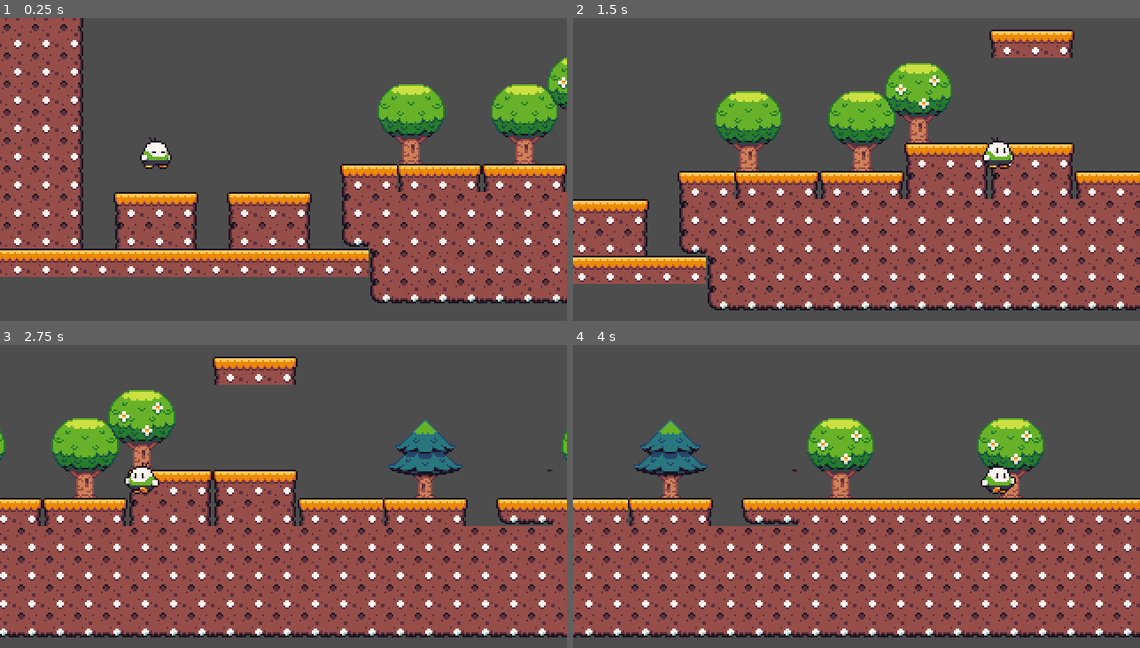
Above: before the commit, frames 1-4 (two rows, left to right).
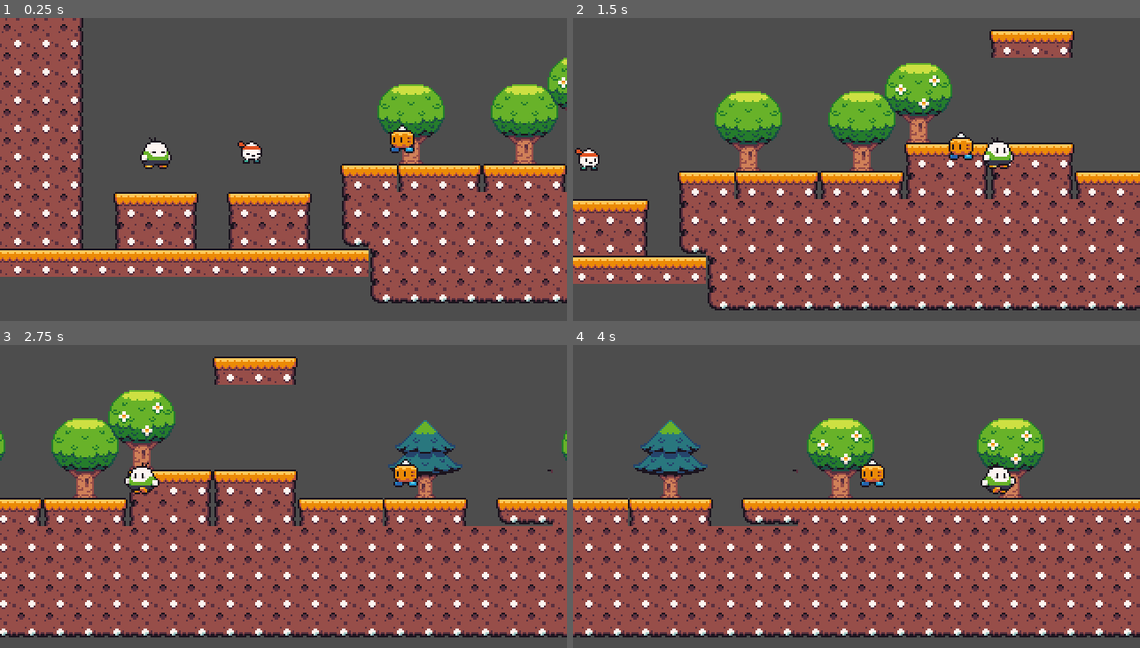
Above: after the commit, the same moments.

Repository: cpmjogos/jogo-de-plataforma-2D
Game: Godot game, scene res://Cenas/level.tscn
Two runs of this game, one before a commit and one after it. Both use one fixed random seed, a clock stepped at 60 frames per second and the inputs below.
Inputs:
- Up to frame 1 (0.25 s): no input
- Up to frame 2 (1.5 s): tap Enter (ui_accept) at 0.5, 0.77 s; hold Right (ui_right) from 0.53 s (still down)
- Up to frame 3 (2.75 s): tap Enter (ui_accept) at 1.52 s; release Right (ui_right) at 2.03 s; hold Left (ui_left) from 2.03 s (still down)
- Up to frame 4 (4 s): release Left (ui_left) at 2.78 s; hold Right (ui_right) from 2.78 s (still down); tap Enter (ui_accept) at 3.02, 3.77 s

The runs differ from the first frame. In frame 1, 0.6% of the frame differs, in the area x 41-74%, y 35-49%; in frame 2, 0.5%; in frame 3, 0.3%; in frame 4, 0.3%.
Error after the commit: Attempt to call function 'play' in base 'null instance' on a null instance. (res://atores/Enemy_3/enemy_3.gd:17)

Commit message:
está com bug, resolver depois

Diff:
--- a/Cenas/level.tscn
+++ b/Cenas/level.tscn
@@ -1,8 +1,10 @@
-[gd_scene load_steps=8 format=3 uid="uid://s88w4l44mqxm"]
+[gd_scene load_steps=10 format=3 uid="uid://s88w4l44mqxm"]
 
 [ext_resource type="Texture2D" uid="uid://27nilnvvflq4" path="res://Pacotes/Seasonal Tilesets/2 - Autumn Forest/Terrain (16 x 16).png" id="1_6ecg6"]
 [ext_resource type="Texture2D" uid="uid://c7b5uckun05io" path="res://Pacotes/Seasonal Tilesets/1 - Grassland/Grassland_entities (16 x 16).png" id="2_ttj75"]
 [ext_resource type="PackedScene" uid="uid://ct51tm2howq7k" path="res://atores/player.tscn" id="3_m544g"]
+[ext_resource type="PackedScene" uid="uid://cigpmin47n1lu" path="res://atores/Enemy_2/enemy_2.tscn" id="4_x1ay0"]
+[ext_resource type="PackedScene" uid="uid://dpoj6k4vgyx5j" path="res://atores/Enemy_3/enemy_3.tscn" id="5_p5jgj"]
 
 [sub_resource type="RectangleShape2D" id="RectangleShape2D_7wwae"]
 size = Vector2(294, 11.75)
@@ -289,3 +291,9 @@
 
 [node name="Player" parent="." instance=ExtResource("3_m544g")]
 position = Vector2(38, 251)
+
+[node name="enemy_2" parent="." instance=ExtResource("4_x1ay0")]
+position = Vector2(92, 281)
+
+[node name="enemy_3" parent="." instance=ExtResource("5_p5jgj")]
+position = Vector2(152, 275)
--- a/Cenas/level_2.tscn
+++ b/Cenas/level_2.tscn
@@ -1,9 +1,8 @@
-[gd_scene load_steps=9 format=3 uid="uid://cht0dyhwjy8hp"]
+[gd_scene load_steps=8 format=3 uid="uid://cht0dyhwjy8hp"]
 
 [ext_resource type="Texture2D" uid="uid://27nilnvvflq4" path="res://Pacotes/Seasonal Tilesets/2 - Autumn Forest/Terrain (16 x 16).png" id="1_81oxk"]
 [ext_resource type="Texture2D" uid="uid://c7b5uckun05io" path="res://Pacotes/Seasonal Tilesets/1 - Grassland/Grassland_entities (16 x 16).png" id="2_k425r"]
 [ext_resource type="PackedScene" uid="uid://ct51tm2howq7k" path="res://atores/player.tscn" id="3_5iliu"]
-[ext_resource type="PackedScene" uid="uid://cigpmin47n1lu" path="res://atores/enemy_2.tscn" id="4_gbsyb"]
 
 [sub_resource type="RectangleShape2D" id="RectangleShape2D_7wwae"]
 size = Vector2(294, 11.75)
@@ -290,9 +289,3 @@
 
 [node name="Player" parent="." instance=ExtResource("3_5iliu")]
 position = Vector2(38, 251)
-
-[node name="enemy_2" parent="." instance=ExtResource("4_gbsyb")]
-position = Vector2(103, 285)
-
-[node name="enemy_3" parent="." instance=ExtResource("4_gbsyb")]
-position = Vector2(337, 259)
--- /dev/null
+++ b/atores/Enemy_2/enemy_2.gd
@@ -0,0 +1,22 @@
+extends Node2D
+
+var velocity = Vector2(100, 0)  # Velocidade do movimento horizontal
+var direction = 1  # Direção do movimento (1 para a direita, -1 para a esquerda)
+@onready var animation_player = $AnimatedSprite  # Referência ao nó AnimatedSprite
+
+#@onready var animation := $anime as AnimatedSprite2D
+
+func _ready():
+	set_process(true)  # Habilita o processo
+
+func _process(delta):
+	# Mova o personagem horizontalmente
+	var motion = velocity * direction * delta
+	position += motion
+
+	# Alterne entre as animações run e idle com base na direção do movimento
+	if motion.x != 0:
+		animation_player.play("run")
+		animation_player.flip_h = (direction == -1)
+	else:
+		animation_player.play("idle")
--- /dev/null
+++ b/atores/Enemy_3/enemy_3.gd
@@ -0,0 +1,20 @@
+extends Node2D
+
+var velocity = Vector2(100, 0)  # Velocidade do movimento horizontal
+var direction = 1  # Direção do movimento (1 para a direita, -1 para a esquerda)
+@onready var animation_player := $AnimatedSprite  # Referência ao nó AnimatedSprite
+
+func _ready():
+	set_process(true)  # Habilita o processo
+
+func _process(delta):
+	# Mova o personagem horizontalmente
+	var motion = velocity * direction * delta
+	position += motion
+
+	# Alterne entre as animações run e idle com base na direção do movimento
+	if motion.x != 0:
+		animation_player.play("run")
+		animation_player.flip_h = (direction == -1)
+	else:
+		animation_player.play("idle")
--- /dev/null
+++ b/atores/Enemy_3/enemy_3.tscn
@@ -0,0 +1,58 @@
+[gd_scene load_steps=9 format=3 uid="uid://dpoj6k4vgyx5j"]
+
+[ext_resource type="Script" path="res://atores/Enemy_3/enemy_3.gd" id="1_mb7ua"]
+[ext_resource type="Texture2D" uid="uid://gld0b37d1eb1" path="res://Pacotes/Sprite Pack 2/4 - Robo Pumpkin/Standing (16 x 16).png" id="2_n65xv"]
+[ext_resource type="Texture2D" uid="uid://d4krunvchaye4" path="res://Pacotes/Sprite Pack 2/4 - Robo Pumpkin/Walking (16 x 16).png" id="3_u23jq"]
+
+[sub_resource type="RectangleShape2D" id="RectangleShape2D_4ti5j"]
+size = Vector2(14, 13)
+
+[sub_resource type="AtlasTexture" id="AtlasTexture_wxyq0"]
+atlas = ExtResource("2_n65xv")
+region = Rect2(0, 0, 16, 16)
+
+[sub_resource type="AtlasTexture" id="AtlasTexture_q8mmf"]
+atlas = ExtResource("3_u23jq")
+region = Rect2(0, 0, 16, 16)
+
+[sub_resource type="AtlasTexture" id="AtlasTexture_kmahh"]
+atlas = ExtResource("3_u23jq")
+region = Rect2(16, 0, 16, 16)
+
+[sub_resource type="SpriteFrames" id="SpriteFrames_70f8v"]
+animations = [{
+"frames": [{
+"duration": 1.0,
+"texture": SubResource("AtlasTexture_wxyq0")
+}],
+"loop": true,
+"name": &"idle",
+"speed": 5.0
+}, {
+"frames": [{
+"duration": 1.0,
+"texture": SubResource("AtlasTexture_q8mmf")
+}, {
+"duration": 1.0,
+"texture": SubResource("AtlasTexture_kmahh")
+}],
+"loop": true,
+"name": &"run",
+"speed": 10.0
+}]
+
+[node name="enemy_2" type="CharacterBody2D"]
+collision_mask = 2
+script = ExtResource("1_mb7ua")
+
+[node name="colisor" type="CollisionShape2D" parent="."]
+position = Vector2(0, -7.5)
+shape = SubResource("RectangleShape2D_4ti5j")
+
+[node name="anime" type="AnimatedSprite2D" parent="."]
+position = Vector2(0, -9)
+sprite_frames = SubResource("SpriteFrames_70f8v")
+animation = &"run"
+autoplay = "idle"
+
+[node name="animator" type="AnimationPlayer" parent="."]
--- a/atores/enemy_2.gd
+++ /dev/null
@@ -1,67 +0,0 @@
-extends KinematicBody2D
-
-# Propriedades
-var speed = 100  # Velocidade de movimento do inimigo
-var direction = Vector2.LEFT  # Direção inicial do movimento
-var distance = 200  # Distância total que o inimigo irá percorrer
-var jump_interval = 3.0  # Intervalo de tempo entre os saltos (em segundos)
-var jump_force = -300  # Força do salto
-var is_jumping = false  # Variável para controlar se o inimigo está pulando
-
-# Variáveis internas
-var initial_position = Vector2.ZERO
-var target_position = Vector2.ZERO
-var jump_timer = 0.0
-var animation_player : AnimationPlayer = null
-
-func _ready():
-	# Armazena a posição inicial do inimigo
-	initial_position = position
-	# Calcula a posição alvo
-	target_position = initial_position + direction * distance
-	# Inicia o temporizador de salto
-	jump_timer = jump_interval
-	# Obtém uma referência para o AnimationPlayer
-	animation_player = $AnimationPlayer
-
-func _physics_process(delta):
-	# Verifica se o inimigo está no chão (pode pular)
-	var on_ground = is_on_floor()
-
-	# Move o inimigo
-	move_and_slide(direction * speed)
-
-	# Verifica se o inimigo atingiu a posição alvo
-	if position.distance_to(target_position) < 1.0:
-		# Inverte a direção
-		direction *= -1
-		# Define a nova posição alvo
-		target_position = position + direction * distance
-
-	# Atualiza o temporizador de salto
-	jump_timer -= delta
-	if jump_timer <= 0.0 and on_ground:
-		# Realiza um salto
-		jump()
-		# Reinicia o temporizador de salto
-		jump_timer = jump_interval
-
-func jump():
-	if is_jumping:
-		return
-
-	# Reproduz a animação "jump"
-	animation_player.play("jump")
-	# Aplica uma força vertical para realizar o salto
-	var jump_vector = Vector2(0, jump_force)
-	move_and_slide(jump_vector, Vector2.UP)
-	# Define que o inimigo está pulando
-	is_jumping = true
-
-func _on_animation_player_animation_finished(anim_name):
-	# Verifica se a animação "jump" foi concluída
-	if anim_name == "jump":
-		# Reproduz a animação "idle" quando o salto termina
-		animation_player.play("idle")
-		# Define que o inimigo não está pulando
-		is_jumping = false
Renamed: atores/enemy_2.tscn -> atores/Enemy_2/enemy_2.tscn
